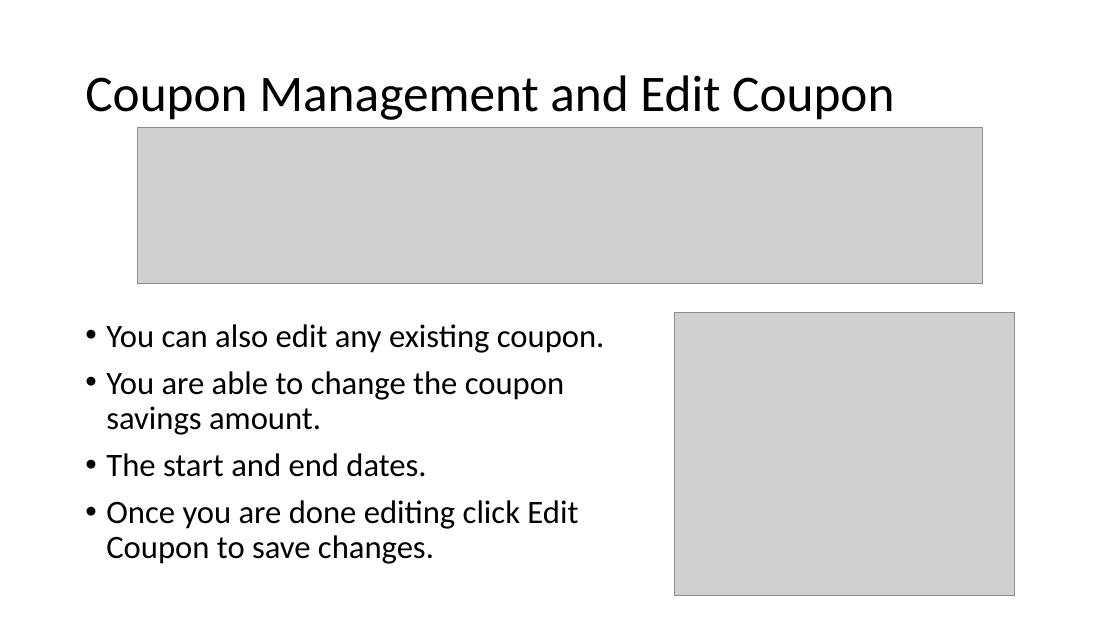
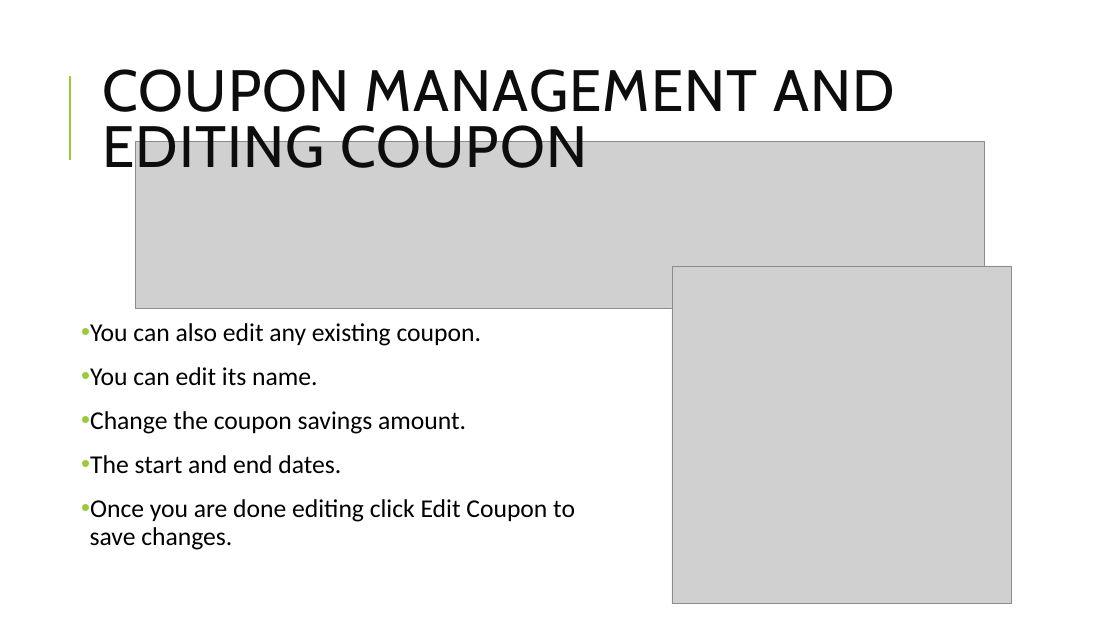
Before and after one commit to nwautomator/CSc6370, a slide deck: slide 8 of documents/MamaG_Presentation.pptx. Drawn at 1120x630 pixels with LibreOffice and Linux fonts; fonts in the diff are those of the drawing; grey boxes stand for pictures. Boxes give left, top, right and bottom in pixels: in the first picture for what was removed or moved away, otherwise in the second. Text is boxed around its words. In the diff, an @@ line names an element or a change of style, - is before the commit and + after.

```diff
--- a/documents/MamaG_Presentation.pptx
+++ b/documents/MamaG_Presentation.pptx
@@ line added from (70, 160) to (70, 76), #99CB38 1.5 pt @@
@@ title at box(102, 69, 895, 180): text changed; size 44 to 50 pt; font Calibri to Cabin; text colour #000000 to #0D0D0D @@
-Coupon Management and Edit Coupon
+COUPON MANAGEMENT AND EDITING COUPON
@@ picture: place and size @@
-picture at box(138, 128, 982, 283)
+picture at box(135, 142, 984, 308)
@@ picture: place and size @@
-picture at box(675, 313, 1015, 595)
+picture at box(672, 266, 1012, 604)
@@ text at box(90, 323, 575, 550): size 28 to 22 pt in "You can also edit any existing coupon.", "The start and end dates.", "Once you are done editing click Edit ..."; indent changed; more space between paragraphs @@
@@ text at box(90, 367, 466, 434): text changed; size 28 to 22 pt @@
-• You are able to change the coupon savings amount.
+• You can edit its name.
+• Change the coupon savings amount.
```
Also in this commit, not shown: 21 other slides changed, 2 slides added, 2 slides removed, 2 other files.
